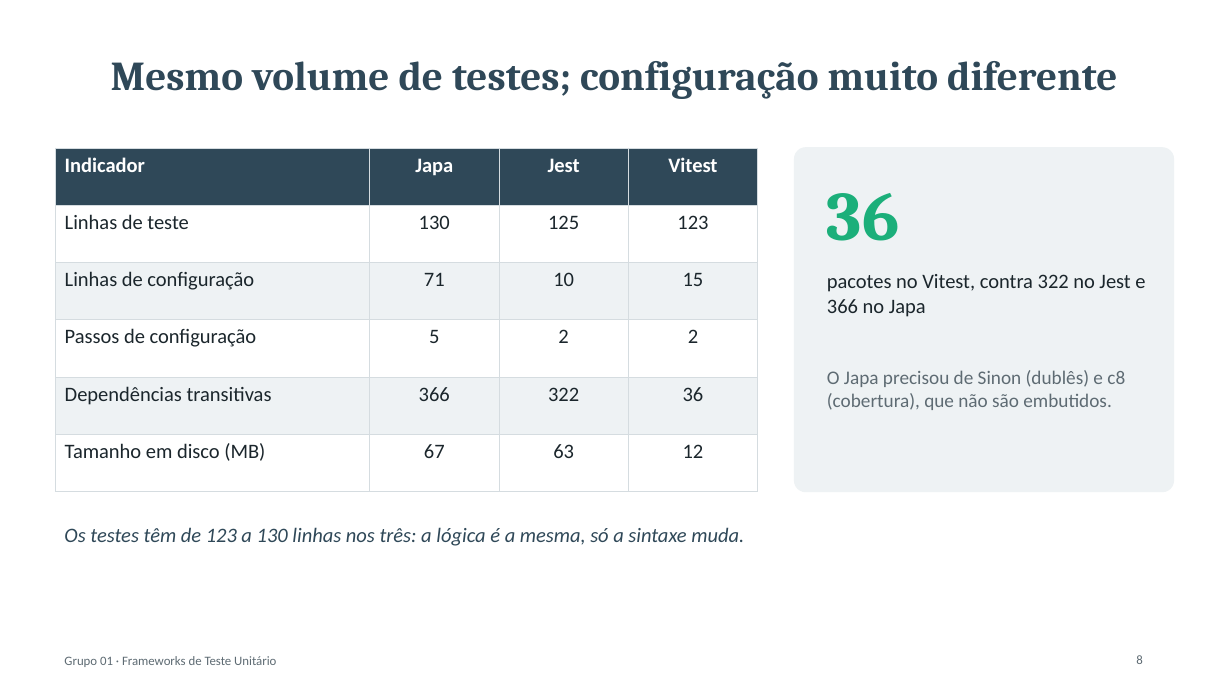
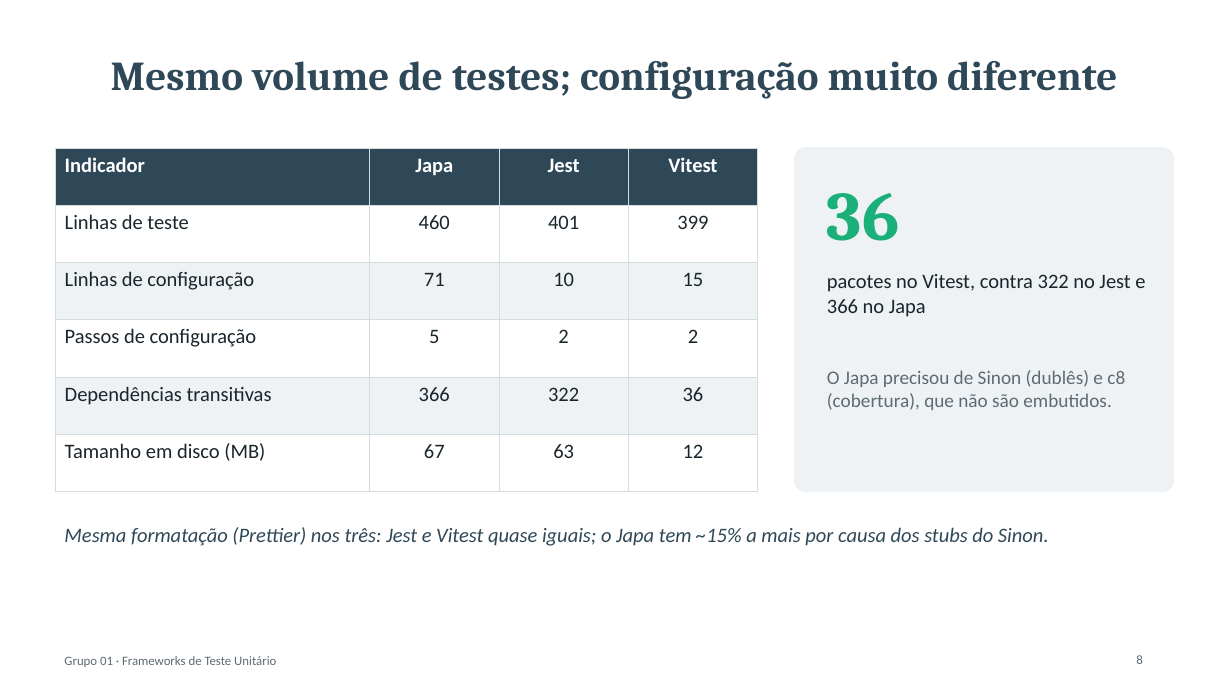
Before and after one commit to emanuuele/girls-chat-api, a slide deck: slide 8 of docs/benchmark/apresentacao.pptx. Drawn at 1232x693 pixels with LibreOffice and Linux fonts; fonts in the diff are those of the drawing. Boxes give left, top, right and bottom in pixels: in the first picture for what was removed or moved away, otherwise in the second. Text is boxed around its words. In the diff, an @@ line names an element or a change of style, - is before the commit and + after.

Commit message:
docs: atualiza relatório, planilha e slides para a versão de 45 testes
Medição oficial do Windows (45 testes, código final) em resultados/windows. Relatório, planilha e slides passam a mostrar os 45 casos, as duas medições, a evolução da cobertura (12, 34 e 45 testes), a formatação padronizada e as mensagens de erro recapturadas. Justificativa da nota de mensagens de erro do Vitest ajustada à nova captura (nota mantida). README atualizado.

```diff
--- a/docs/benchmark/apresentacao.pptx
+++ b/docs/benchmark/apresentacao.pptx
@@ table at (55,148,758,465) @@
-row 2: Linhas de teste | 130 | 125 | 123
+row 2: Linhas de teste | 460 | 401 | 399
@@ text at (64,527,1049,546): text changed @@
-Os testes têm de 123 a 130 linhas nos três: a lógica é a mesma, só a sintaxe muda.
+Mesma formatação (Prettier) nos três: Jest e Vitest quase iguais; o Japa tem ~15% a mais por causa dos stubs do Sinon.
```
Also in this commit, not shown: 11 other slides changed, 7 other files.
